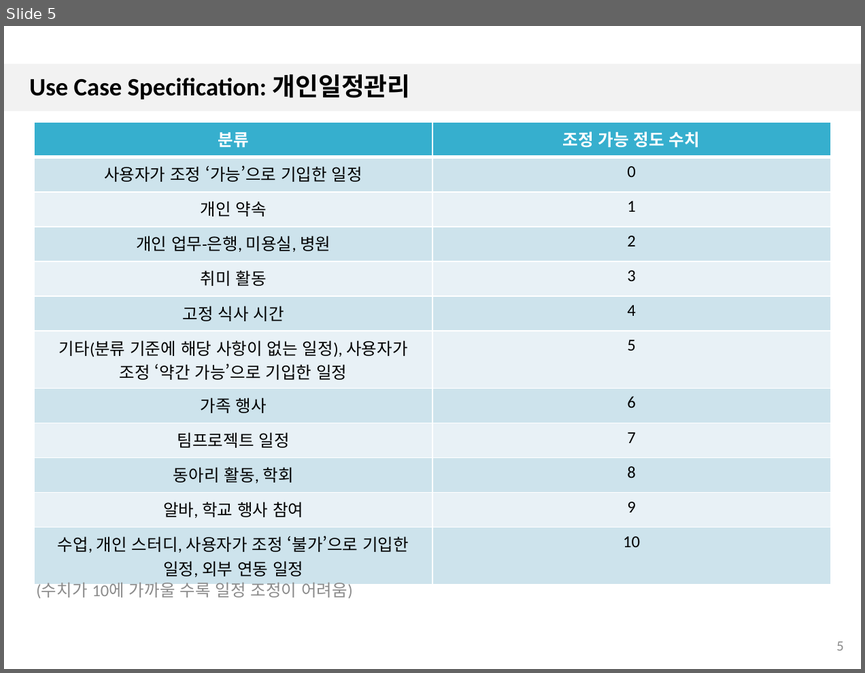
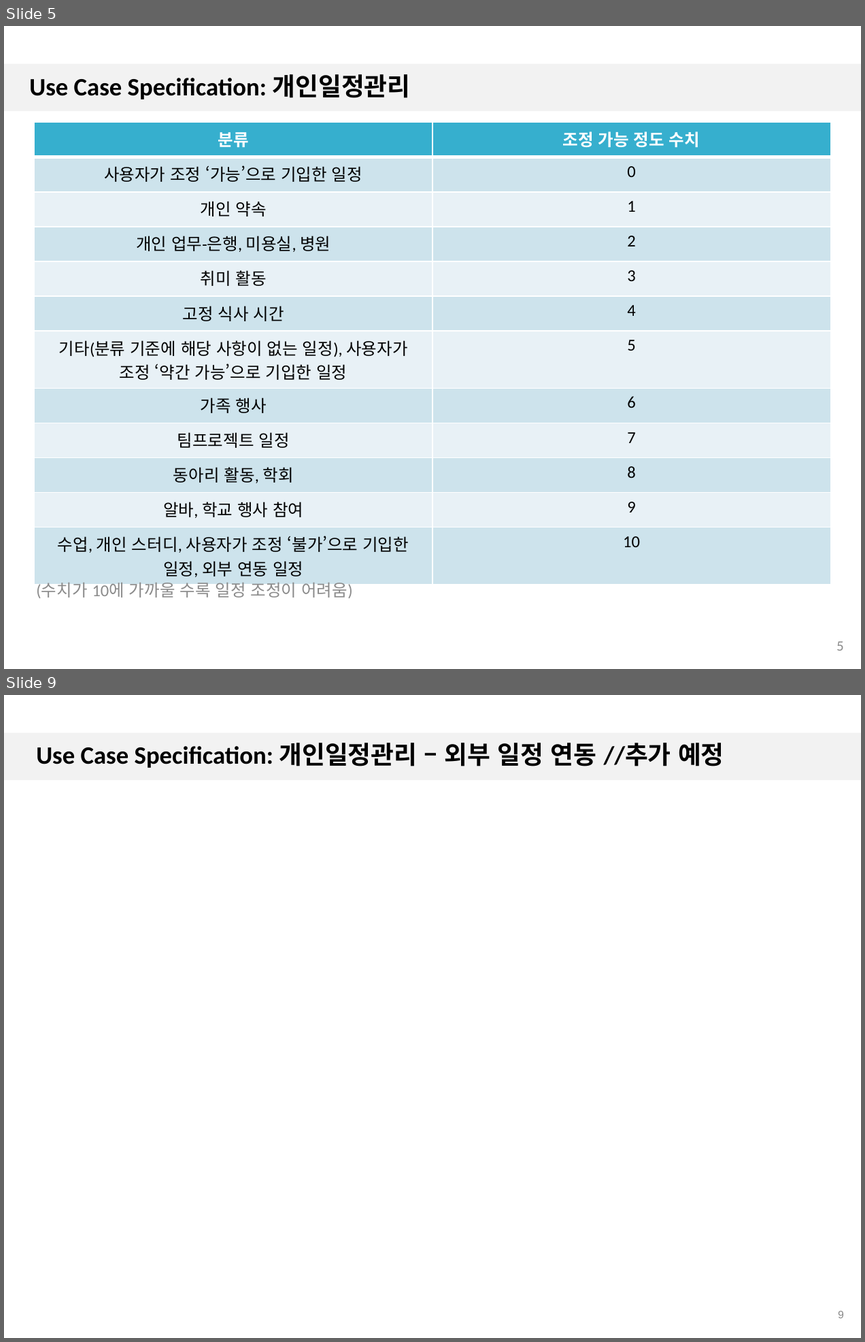
Before and after one commit to 7hong13/FillingGood, a slide deck: SRS/1.3/4팀_일정추천앱_UC_Spec_1.3.pptx. Shown one above the other, each under a label of ours: slide 5 before the commit, slides 5 and 9 after it; the slides between them are not shown. The pictures are 865x673 and 865x1342 pixels, drawn with LibreOffice and Linux fonts; fonts in the diff are those of the drawing; background and template pictures are left out. Boxes give left, top, right and bottom in pixels: in the first picture for what was removed or moved away, otherwise in the second. Text is boxed around its words. In the diff, an @@ line names an element or a change of style, - is before the commit and + after.

```diff
--- a/SRS/1.3/4팀_일정추천앱_UC_Spec_1.3.pptx
+++ b/SRS/1.3/4팀_일정추천앱_UC_Spec_1.3.pptx
@@ slide 9 added at (4, 695, 861, 1338), background #FFFFFF; not listed: 1 template element that a slide beside it also shows @@
@@ title added at (36, 743, 724, 768), 21 pt, text #000000, bold @@
+Use Case Specification: 개인일정관리 – 외부 일정 연동 //추가 예정
@@ page number added at (838, 1310, 844, 1318), 9 pt, text #898989 @@
+9
```
Also in this commit, not shown: 26 slides changed, 14 other slides added, 6 other files.
